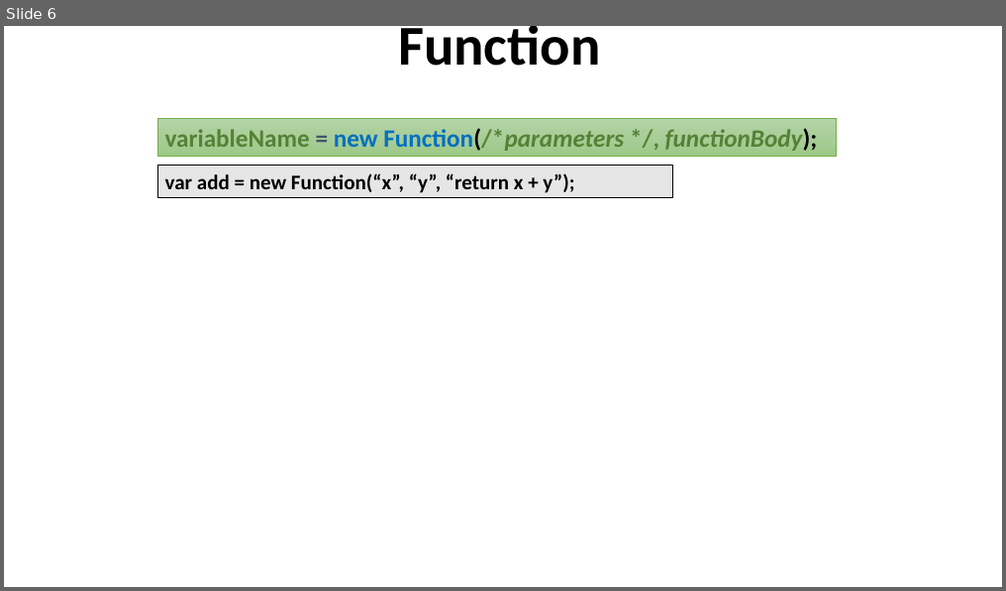
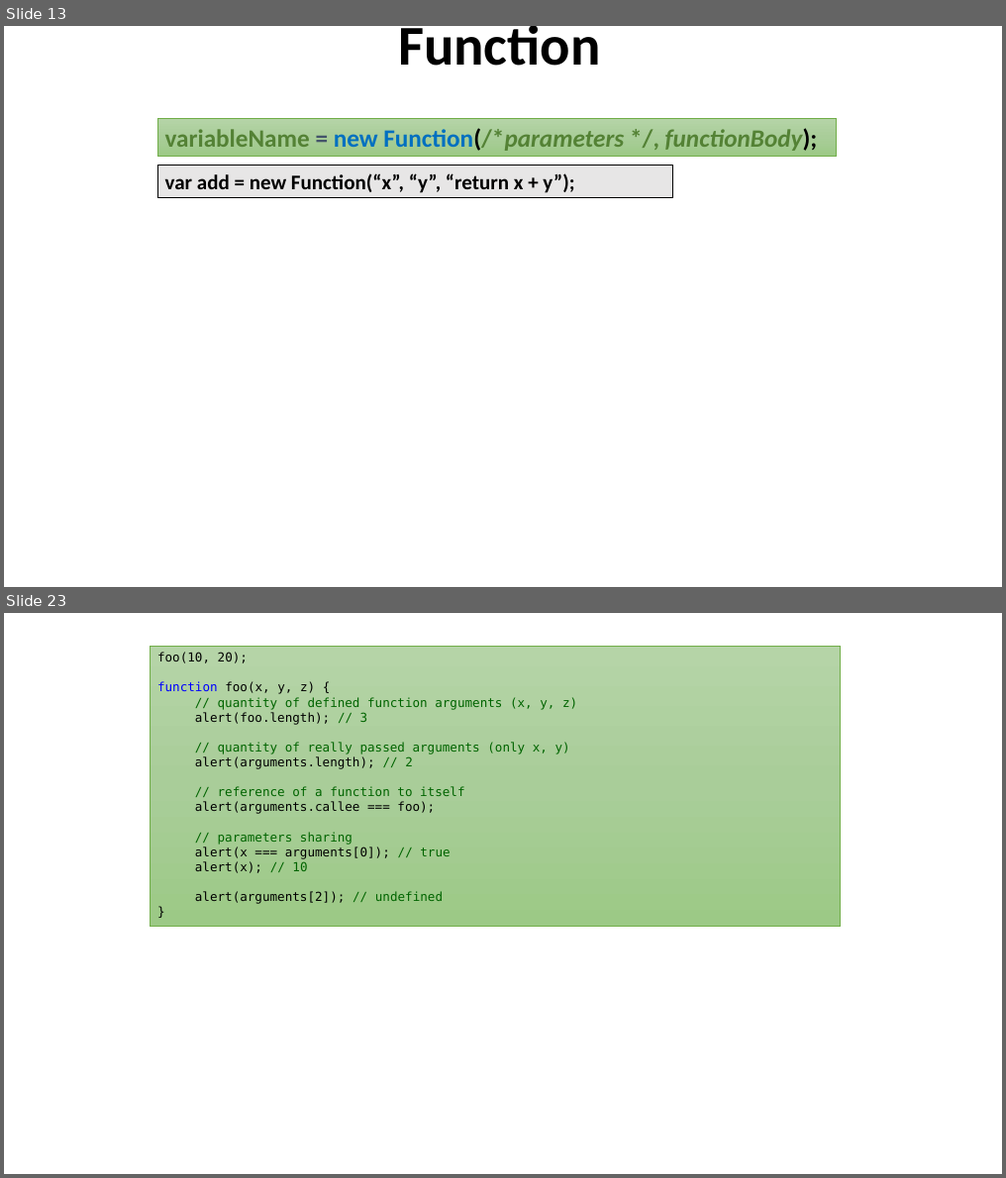
Before and after one commit to dzmitry-varabei/front-end-course, a slide deck: lecture-4-functions/lecture4-functions.pptx. Shown one above the other, each under a label of ours: slide 6 before the commit, slides 13 and 23 after it; the slides between them are not shown. The pictures are 1006x591 and 1006x1178 pixels, drawn with LibreOffice and Linux fonts; fonts in the diff are those of the drawing. Boxes give left, top, right and bottom in pixels: in the first picture for what was removed or moved away, otherwise in the second. Text is boxed around its words. In the diff, an @@ line names an element or a change of style, - is before the commit and + after.

```diff
--- a/lecture-4-functions/lecture4-functions.pptx
+++ b/lecture-4-functions/lecture4-functions.pptx
@@ slide 23 added at [4,613,1002,1174], background #FFFFFF @@
@@ rectangle added at [150,646,840,926], fill gradient #B5D5A7 to #AACE9A to #9CC987, outline #70AD47 0.5 pt, 12 pt, text #006400 @@
+foo(10, 20);
+function foo(x, y, z) {
+  // quantity of defined function arguments (x, y, z)
+  alert(foo.length); // 3
+  // quantity of really passed arguments (only x, y)
+  alert(arguments.length); // 2
+  // reference of a function to itself
+  alert(arguments.callee === foo);
+  // parameters sharing
+  alert(x === arguments[0]); // true
+  alert(x); // 10
+  alert(arguments[2]); // undefined
+}
@@ what was slide 6 is now slide 13 @@
```
Also in this commit, not shown: 1 slide changed, 68 other slides added, 14 other files.
